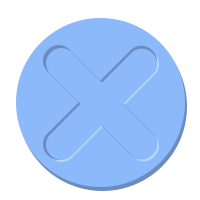
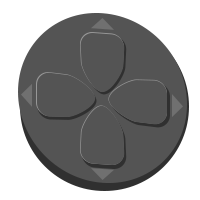
Two versions of the same layered image (200px x 200px). Layer-by-layer changes:
added group "Black Right" with 6 layers above "Black Up" over bbox(18, 13, 189, 191)
added layer "圆角矩形 2 副本 5" (1st of 6, in "Black Right") in group "Black Right" over bbox(37, 33, 167, 165)
added layer "圆角矩形 2" (1st of 6, in "Black Right") in group "Black Right" over bbox(36, 32, 167, 165)
added layer "圆角矩形 2 副本 4" (1st of 6, in "Black Right") in group "Black Right" over bbox(37, 34, 170, 169)
added layer "多边形 2" (1st of 6, in "Black Right") in group "Black Right" over bbox(21, 18, 183, 180)
added layer "椭圆 1" (1st of 18, in "Black Right") in group "Black Right" over bbox(18, 13, 187, 183)
added layer "椭圆 1 副本" (1st of 18, in "Black Right") in group "Black Right" over bbox(20, 22, 189, 191)
hid group "Bule Down" (5 layers) over bbox(16, 18, 187, 191)
